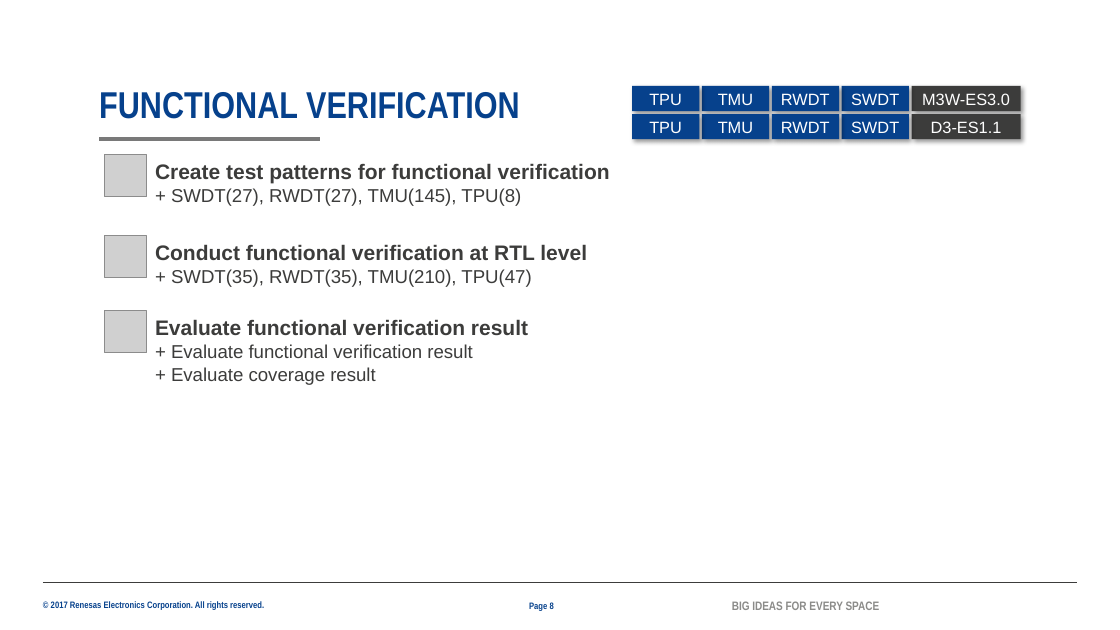
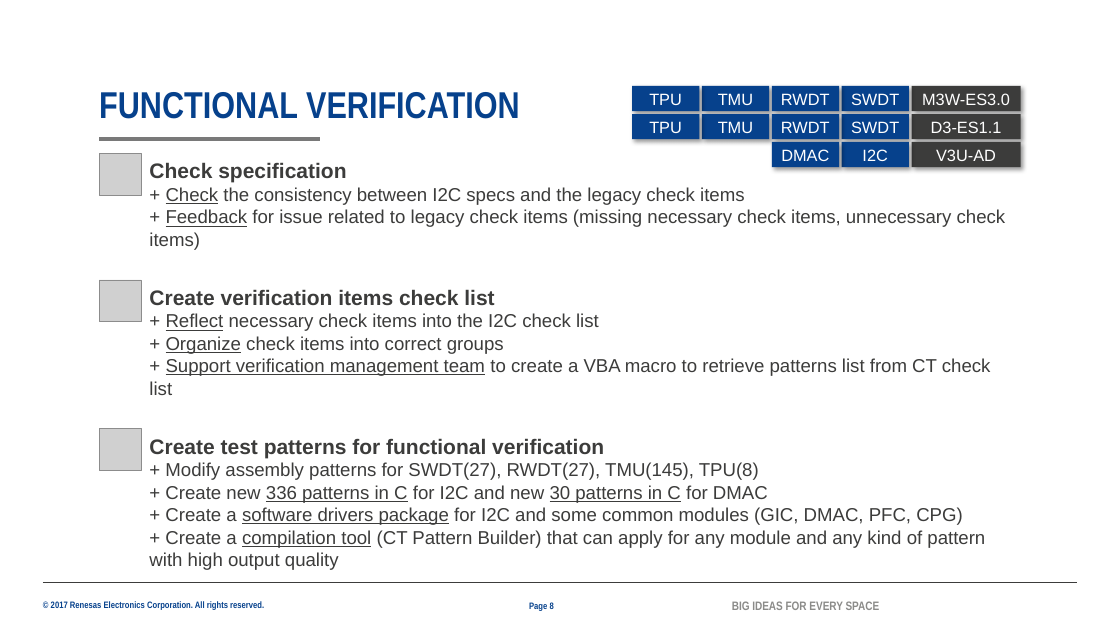
Before and after one commit to lesyhau/bridge, a slide deck: slide 8 of 2082_HauSyLe_PER_MentorMentee_26G.pptx. Drawn at 1120x630 pixels with LibreOffice and Linux fonts; fonts in the diff are those of the drawing; grey boxes stand for pictures; background and template pictures are left out. Boxes give left, top, right and bottom in pixels: in the first picture for what was removed or moved away, otherwise in the second. Text is boxed around its words. In the diff, an @@ line names an element or a change of style, - is before the commit and + after.

```diff
--- a/2082_HauSyLe_PER_MentorMentee_26G.pptx
+++ b/2082_HauSyLe_PER_MentorMentee_26G.pptx
@@ rectangle added at <box>772,142,839,167</box>, fill #06418C, 14 pt, text #FFFFFF @@
+DMAC
@@ rectangle added at <box>842,142,909,167</box>, fill #06418C, 14 pt, text #FFFFFF @@
+I2C
@@ rectangle added at <box>912,142,1021,167</box>, fill #3C3C3B, 14 pt, text #FFFFFF @@
+V3U-AD
@@ picture added at <box>99,154,141,196</box> @@
@@ text added at <box>149,162,1006,250</box>, 16 pt, text #3C3C3B @@
+Check specification
++ Check the consistency between I2C specs and the legacy check items
++ Feedback for issue related to legacy check items (missing necessary check items, unnecessary check items)
@@ text removed at <box>155,163,610,206</box> @@
-Create test patterns for functional verification
-+ SWDT(27), RWDT(27), TMU(145), TPU(8)
@@ picture removed at <box>105,236,147,278</box> @@
@@ text removed at <box>155,244,587,287</box> @@
-Conduct functional verification at RTL level
-+ SWDT(35), RWDT(35), TMU(210), TPU(47)
@@ picture added at <box>99,280,141,322</box> @@
@@ text added at <box>149,289,991,395</box>, 16 pt, text #3C3C3B @@
+Create verification items check list
++ Reflect necessary check items into the I2C check list
++ Organize check items into correct groups
++ Support verification management team to create a VBA macro to retrieve patterns list from CT check list
@@ picture removed at <box>105,311,147,353</box> @@
@@ text removed at <box>155,319,528,385</box> @@
-Evaluate functional verification result
-+ Evaluate functional verification result
-+ Evaluate coverage result
@@ picture: place and size @@
-picture at <box>105,155,147,197</box>
+picture at <box>99,429,141,471</box>
@@ text added at <box>149,438,985,570</box>, 16 pt, text #3C3C3B @@
+Create test patterns for functional verification
++ Modify assembly patterns for SWDT(27), RWDT(27), TMU(145), TPU(8)
++ Create new 336 patterns in C for I2C and new 30 patterns in C for DMAC
++ Create a software drivers package for I2C and some common modules (GIC, DMAC, PFC, CPG)
++ Create a compilation tool (CT Pattern Builder) that can apply for any module and any kind of pattern with high output quality
```
Also in this commit, not shown: 6 other slides changed.
